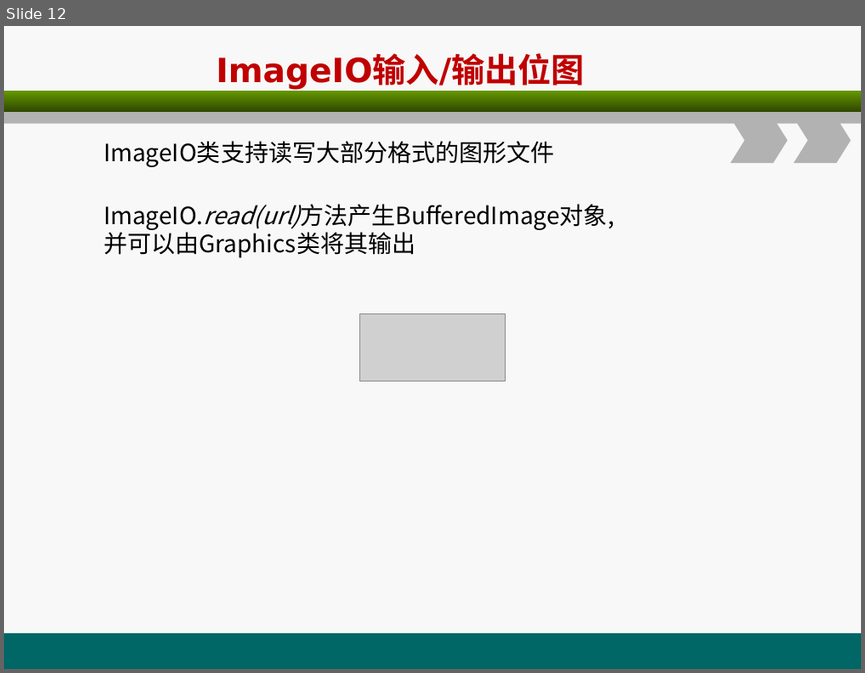
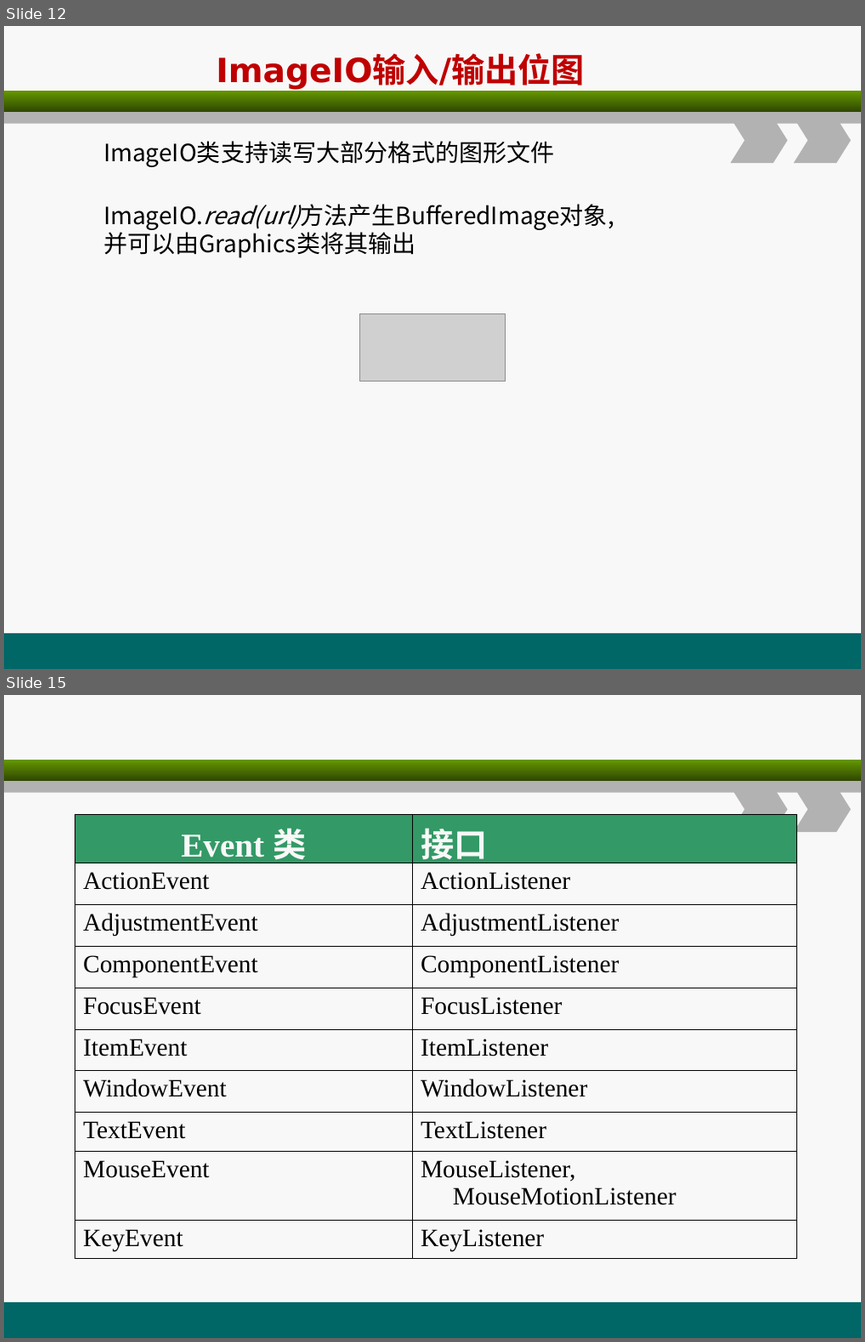
Before and after one commit to christwei/gitDoc, a slide deck: 课件/环宇/javaSE进阶/B1.ppt. Shown one above the other, each under a label of ours: slide 12 before the commit, slides 12 and 15 after it; the slides between them are not shown. The pictures are 865x673 and 865x1342 pixels, drawn with LibreOffice and Linux fonts; fonts in the diff are those of the drawing; grey boxes stand for pictures. Boxes give left, top, right and bottom in pixels: in the first picture for what was removed or moved away, otherwise in the second. Text is boxed around its words. In the diff, an @@ line names an element or a change of style, - is before the commit and + after.

```diff
--- a/课件/环宇/javaSE进阶/B1.ppt
+++ b/课件/环宇/javaSE进阶/B1.ppt
@@ slide 15 added at <box>4,695,861,1338</box>, background #F8F8F8; not listed: 5 template elements that a slide beside it also shows @@
@@ table added at <box>75,814,797,1259</box>, 10 rows, 2 columns @@
+Event 类 | 接口
+ActionEvent | ActionListener
+AdjustmentEvent | AdjustmentListener
+ComponentEvent | ComponentListener
+FocusEvent | FocusListener
+ItemEvent | ItemListener
+WindowEvent | WindowListener
+TextEvent | TextListener
+MouseEvent | MouseListener, MouseMotionListener
+KeyEvent | KeyListener
```
Also in this commit, not shown: 3 other slides added, 1 other file.
